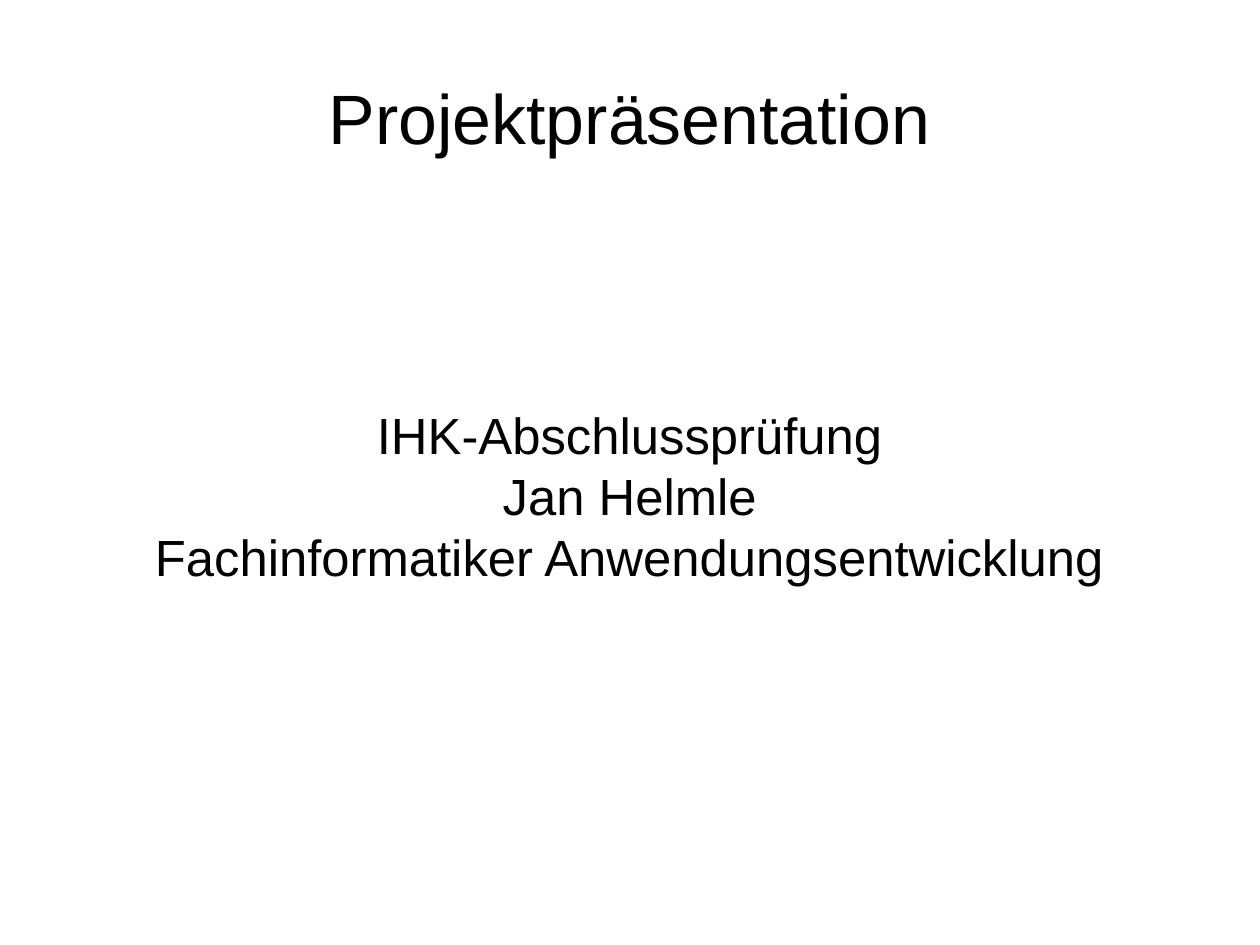
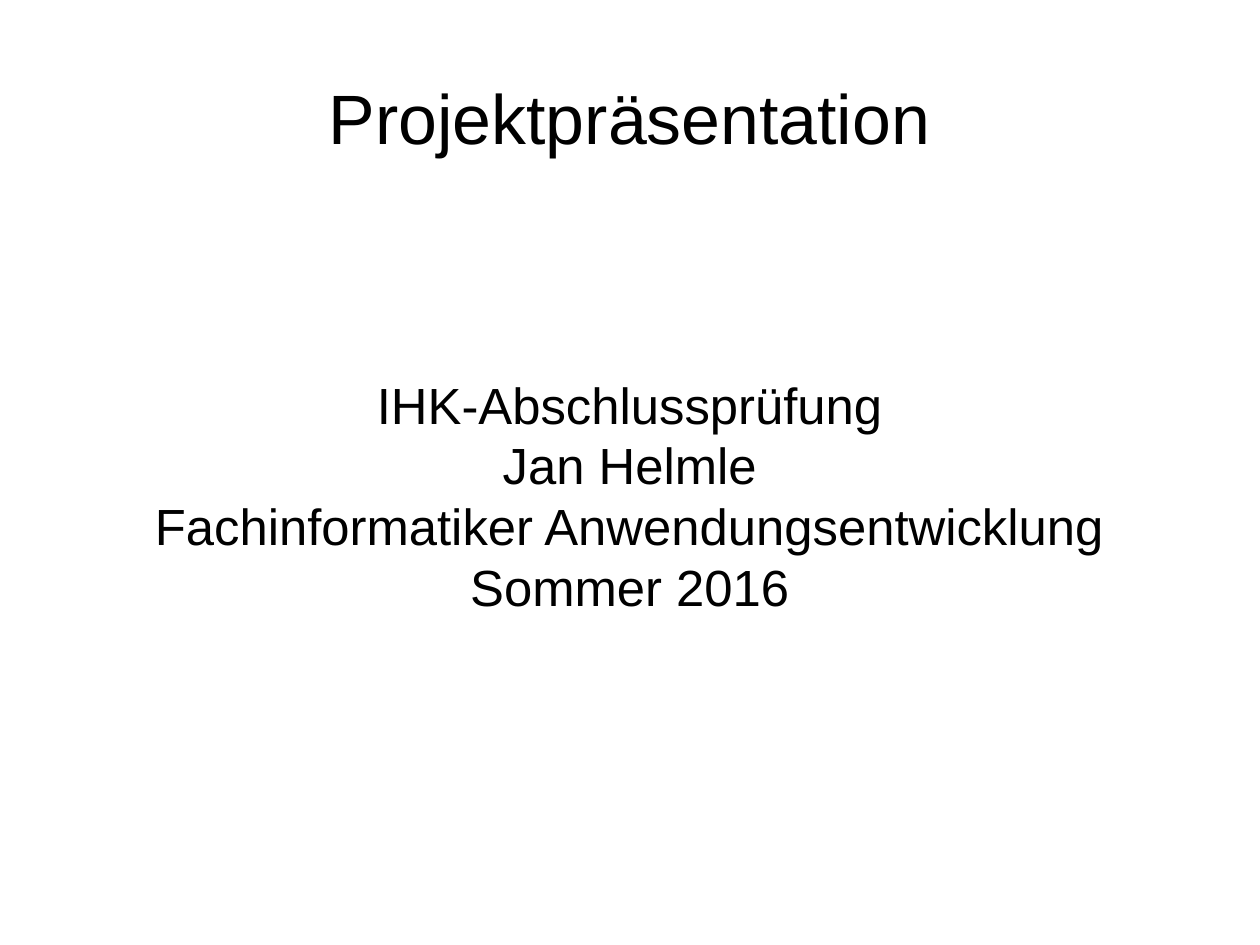
Before and after one commit to janhelmle/weiterbildung_fachinformatiker_ihk_projektantrag, a slide deck: slide 1 of praesentation/presentation_v1.odp. Drawn at 1260x945 pixels with LibreOffice and Linux fonts; fonts in the diff are those of the drawing. Boxes give left, top, right and bottom in pixels: in the first picture for what was removed or moved away, otherwise in the second. Text is boxed around its words. In the diff, an @@ line names an element or a change of style, - is before the commit and + after.

```diff
--- a/praesentation/presentation_v1.odp
+++ b/praesentation/presentation_v1.odp
@@ subtitle at (470,570,789,607): paragraph added @@
+Sommer 2016
```
Also in this commit, not shown: 2 other slides changed, 1 other file.
